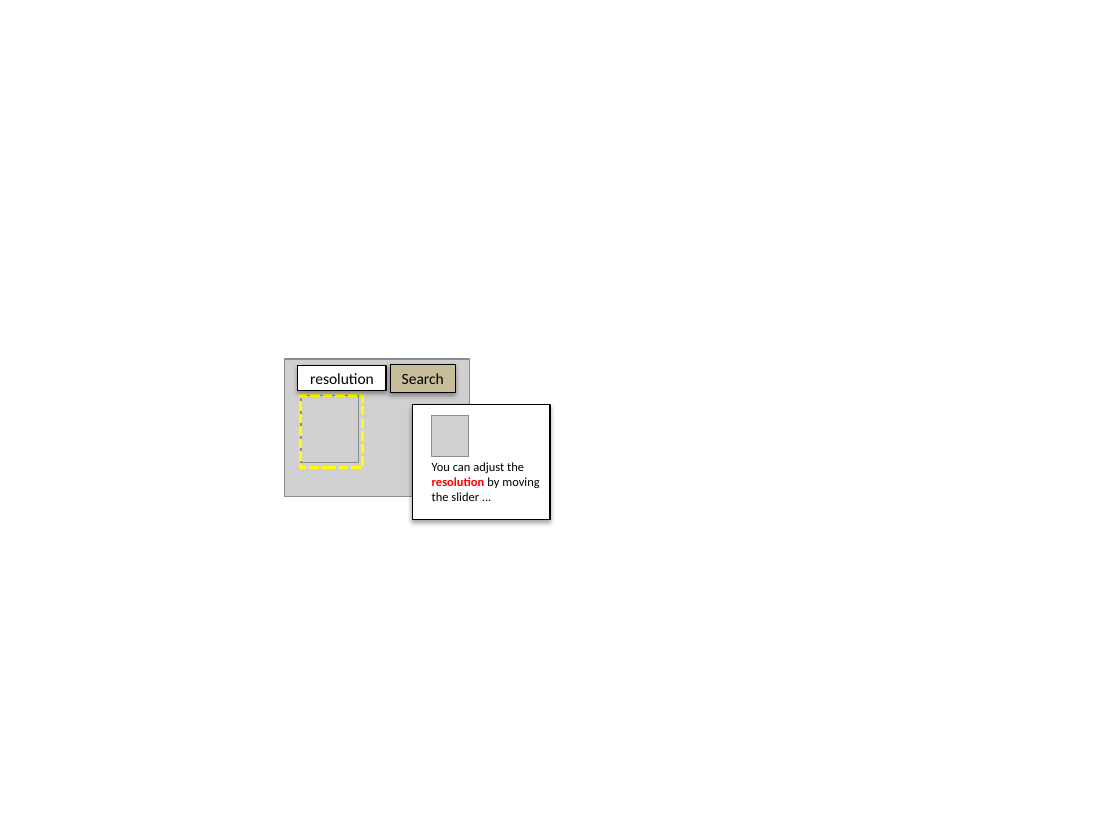
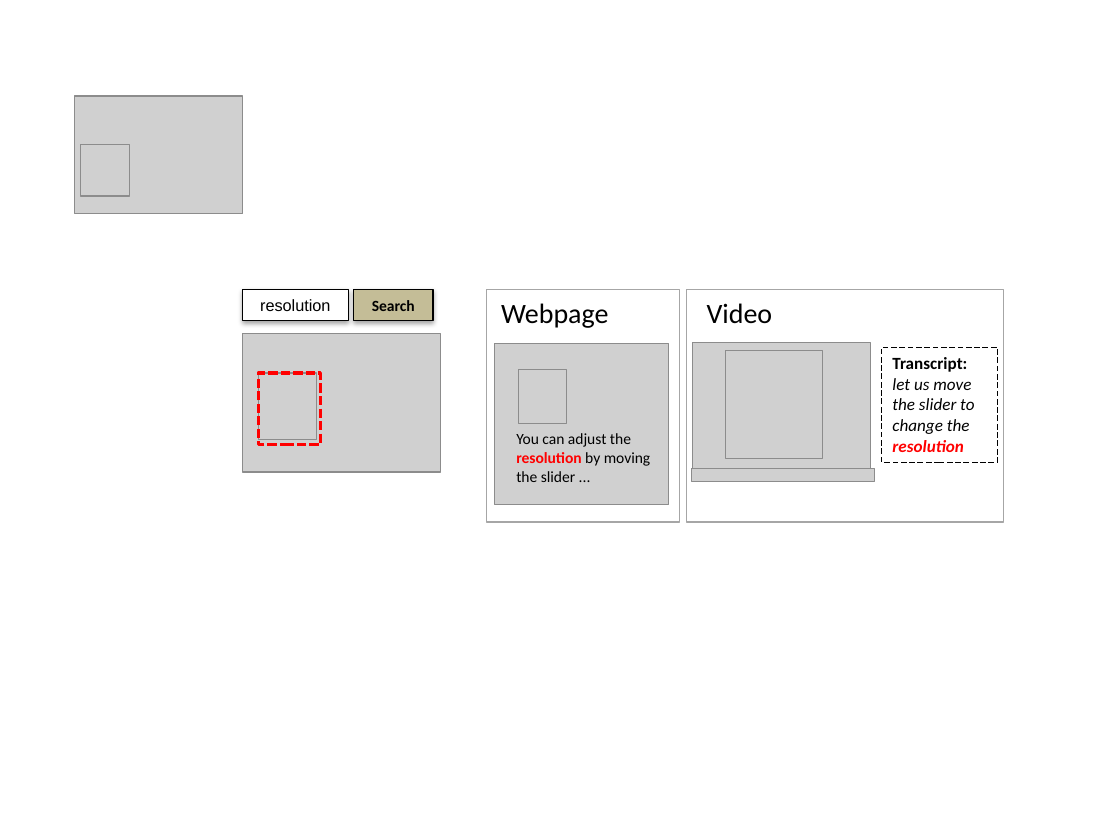
Before and after one commit to doubleshow/papers, a slide deck: slide 9 of i3/figures.pptx (slide 4 before the commit). Drawn at 1120x840 pixels with LibreOffice and Linux fonts; fonts in the diff are those of the drawing; grey boxes stand for pictures. Boxes give left, top, right and bottom in pixels: in the first picture for what was removed or moved away, otherwise in the second. Text is boxed around its words. In the diff, an @@ line names an element or a change of style, - is before the commit and + after.

```diff
--- a/i3/figures.pptx
+++ b/i3/figures.pptx
@@ picture added at (75, 96, 243, 214) @@
@@ picture added at (81, 144, 130, 196) @@
@@ rectangle "resolution": place and size @@
-rectangle "resolution" at (298, 365, 386, 390)
+rectangle "resolution" at (243, 290, 348, 321)
@@ rectangle "resolution" at (243, 290, 348, 321): size 10 to 10.5 pt, font Calibri to Arial @@
@@ rectangle "Search": place and size @@
-rectangle "Search" at (390, 364, 455, 392)
+rectangle "Search" at (354, 290, 433, 321)
@@ rectangle "Search" at (354, 290, 433, 321): bold on @@
@@ rectangle added at (487, 290, 680, 523), fill #FFFFFF, outline #A6A6A6 0.75 pt @@
@@ rectangle added at (687, 290, 1004, 523), fill #FFFFFF, outline #A6A6A6 0.75 pt @@
@@ text added at (501, 303, 608, 328), 18 pt, text #000000 @@
+Webpage
@@ text added at (707, 303, 773, 324), 18 pt, text #000000 @@
+Video
@@ picture: place and size @@
-picture at (284, 360, 469, 497)
+picture at (243, 334, 441, 473)
@@ picture added at (494, 344, 669, 505) @@
@@ picture added at (692, 343, 870, 468) @@
@@ picture added at (726, 351, 822, 459) @@
@@ rectangle added at (881, 347, 998, 463), outline #000000 0.75 pt dashed, 11 pt, text #000000, italic @@
+Transcript:
+let us move the slider to change the resolution
@@ picture: place and size @@
-picture at (301, 395, 358, 463)
+picture at (259, 373, 316, 440)
@@ rectangle: place and size @@
-rectangle at (300, 395, 363, 467)
+rectangle at (259, 373, 321, 445)
@@ rectangle at (259, 373, 321, 445): outline #FFFF00 2 pt dashed to #FF0000 2 pt dashed @@
@@ picture: place and size @@
-picture at (432, 416, 468, 456)
+picture at (519, 370, 567, 424)
@@ rectangle removed at (412, 404, 550, 520) @@
@@ text "You can adjust the resolution ...": place and size @@
-text "You can adjust the resolution ..." at (432, 462, 539, 501)
+text "You can adjust the resolution ..." at (516, 433, 651, 482)
@@ text "You can adjust the resolution ..." at (516, 433, 651, 482): size 8 to 10 pt @@
@@ picture added at (691, 468, 875, 482) @@
```
Also in this commit, not shown: 1 other slide changed, 7 slides added, 1 other file.
